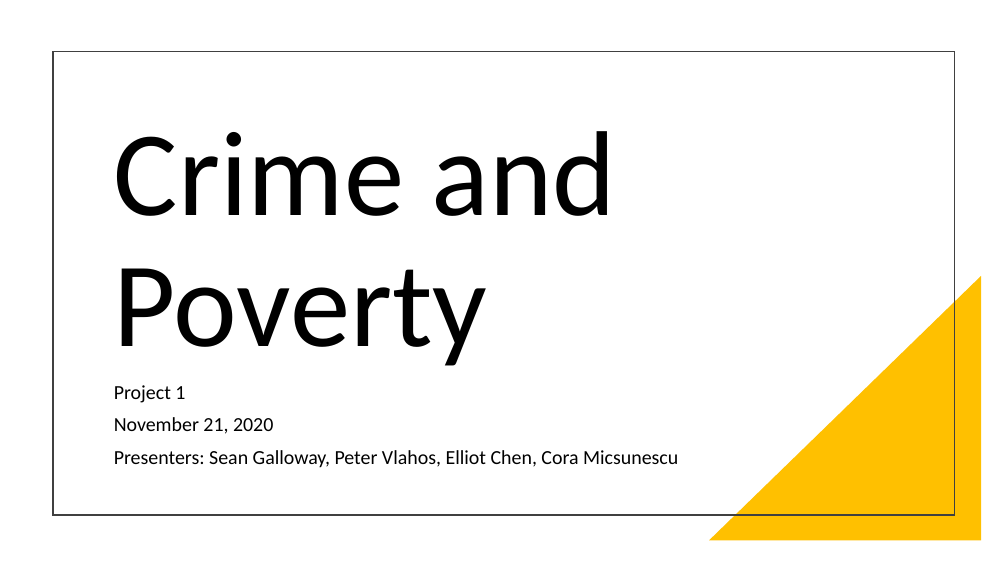
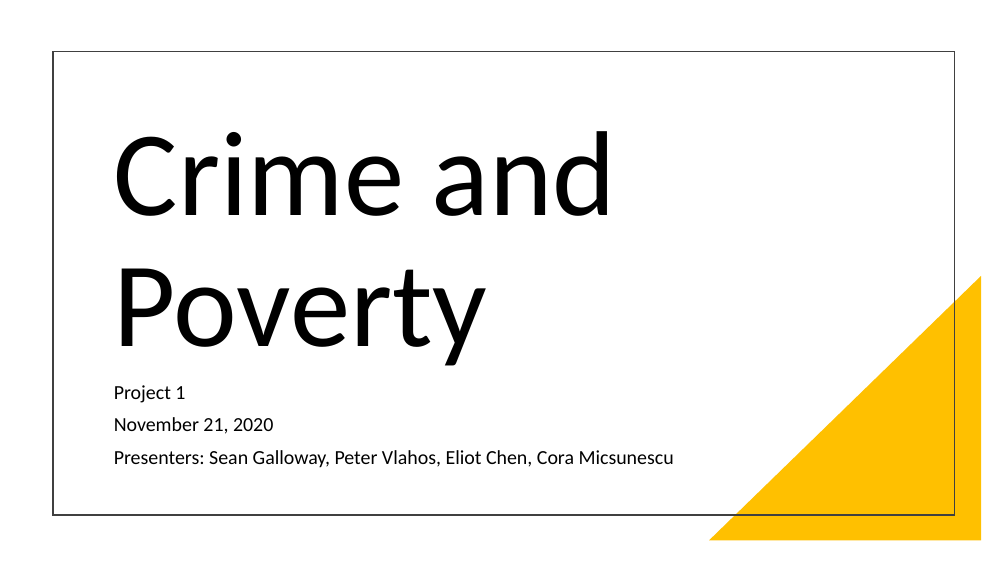
Before and after one commit to sean-galloway/Crime_and_Poverty, a slide deck: slide 1 of Project_1_Presentation.pptx. Drawn at 1008x567 pixels with LibreOffice and Linux fonts; fonts in the diff are those of the drawing. Boxes give left, top, right and bottom in pixels: in the first picture for what was removed or moved away, otherwise in the second. Text is boxed around its words. In the diff, an @@ line names an element or a change of style, - is before the commit and + after.

```diff
--- a/Project_1_Presentation.pptx
+++ b/Project_1_Presentation.pptx
@@ subtitle at (114, 450, 674, 468): text changed @@
-Presenters: Sean Galloway, Peter Vlahos, Elliot Chen, Cora Micsunescu
+Presenters: Sean Galloway, Peter Vlahos, Eliot Chen, Cora Micsunescu
```
Also in this commit, not shown: 6 other slides changed, 1 slide added.
